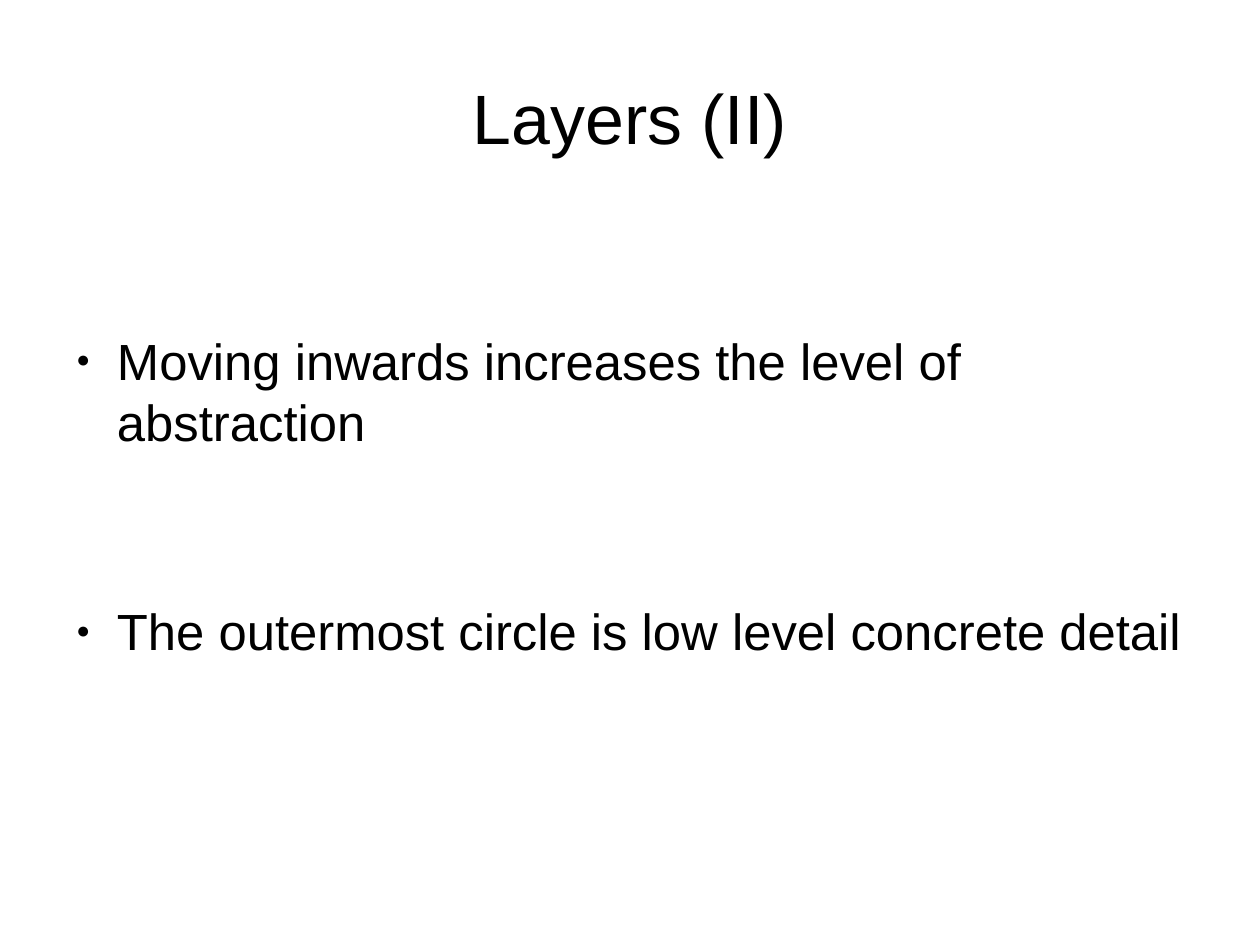
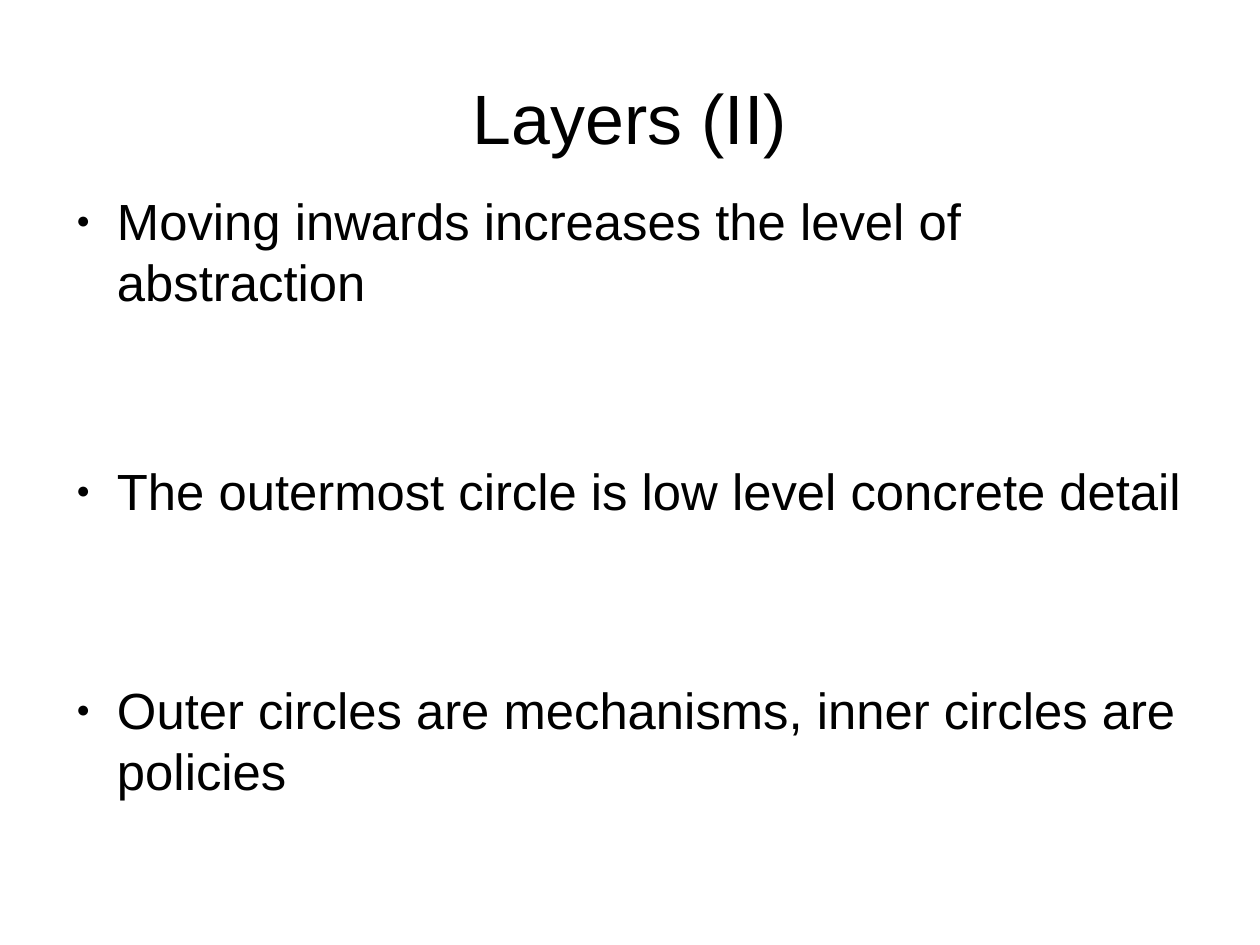
Before and after one commit to illuque/CleanArchitectureKata, a slide deck: slide 4 of kata/presentation.odp. Drawn at 1260x945 pixels with LibreOffice and Linux fonts; fonts in the diff are those of the drawing. Boxes give left, top, right and bottom in pixels: in the first picture for what was removed or moved away, otherwise in the second. Text is boxed around its words. In the diff, an @@ line names an element or a change of style, - is before the commit and + after.

```diff
--- a/kata/presentation.odp
+++ b/kata/presentation.odp
@@ text at box(117, 692, 1175, 736): paragraph added @@
+● Outer circles are mechanisms, inner circles are policies
```
Also in this commit, not shown: 8 other slides changed, 2 other files.
